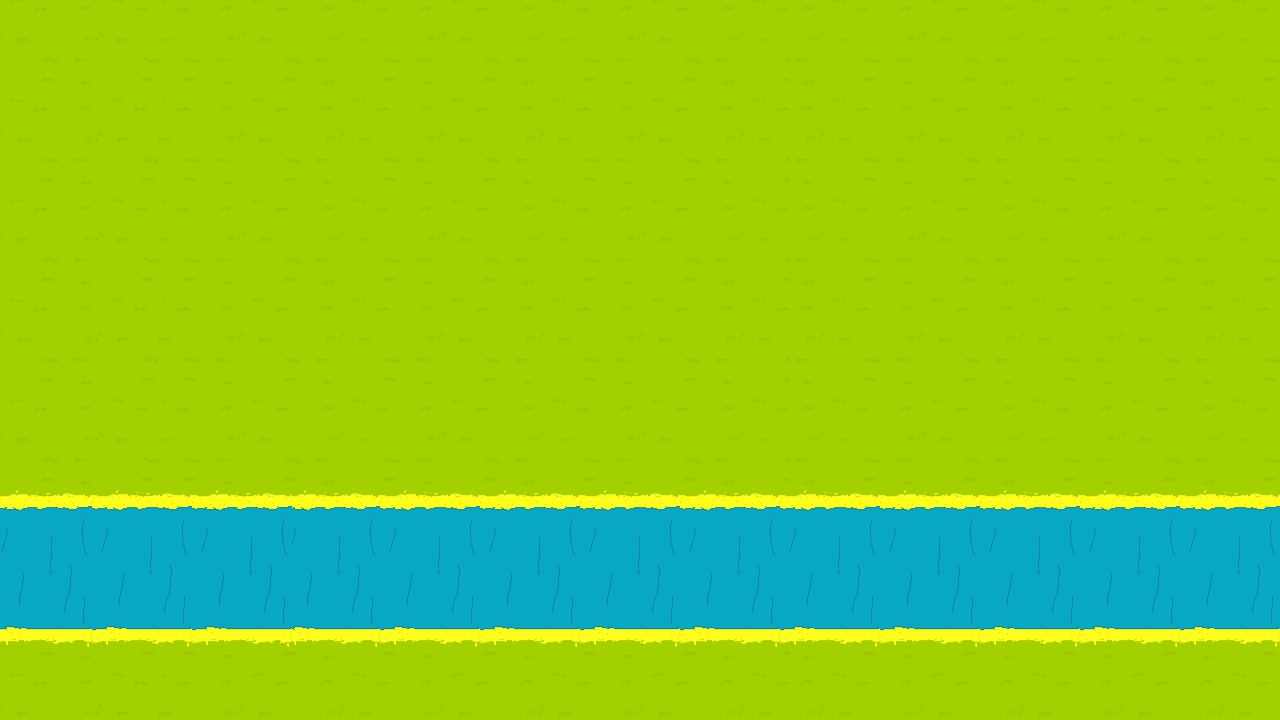
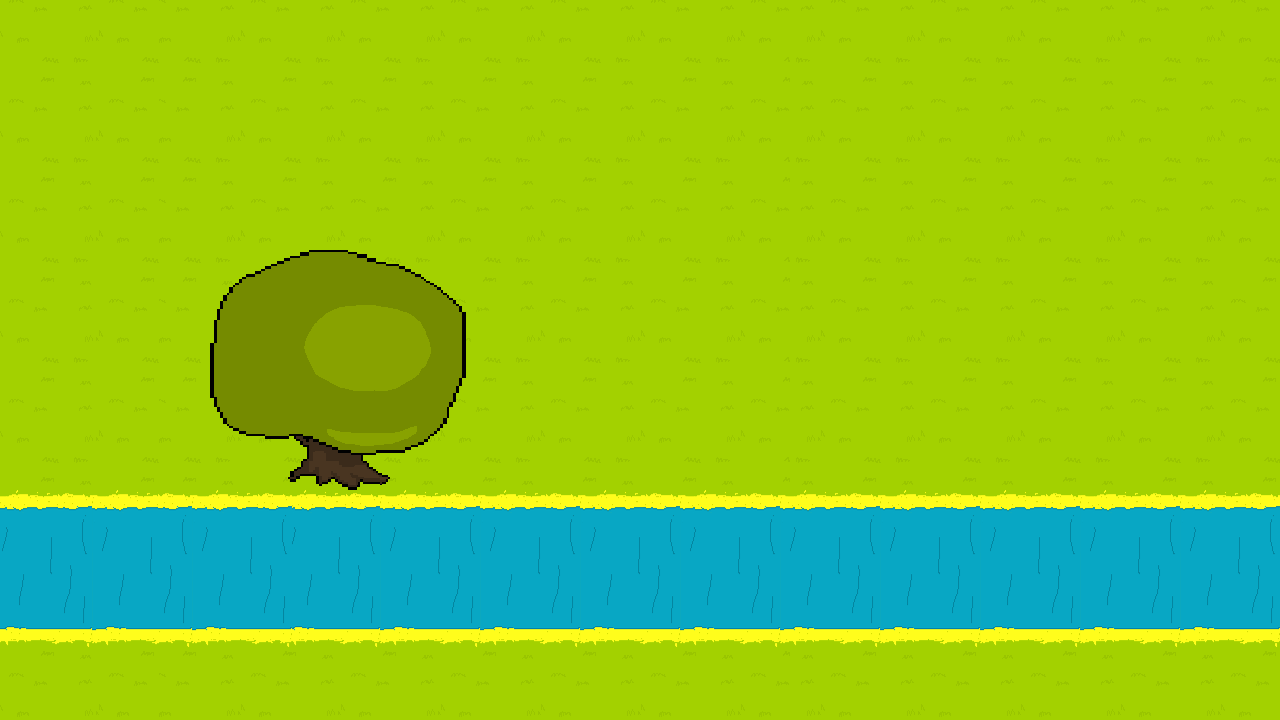
The second (1280, 720) image is a revision of the first. Changes to its layers:
added layer "Camada 2" above "RIO" over box(210, 250, 466, 490)
